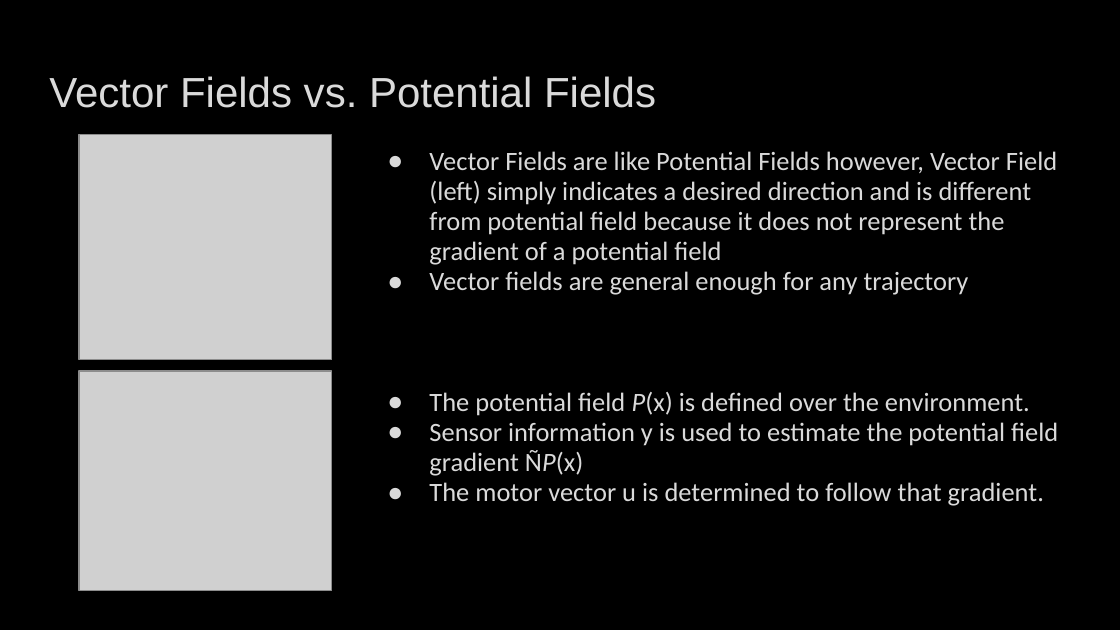
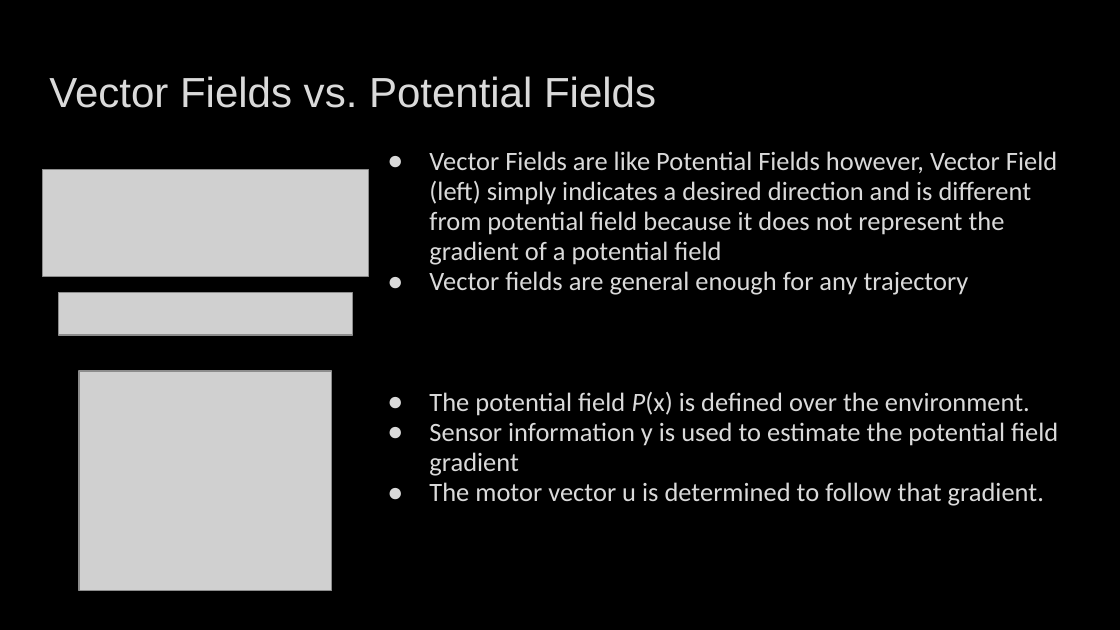
Before and after one commit to rdensamo/CSE498-FinalProject-21-Densamo, a slide deck: slide 3 of Aerial Robotics Final Project Presentation .pptx. Drawn at 1120x630 pixels with LibreOffice and Linux fonts; fonts in the diff are those of the drawing; grey boxes stand for pictures; background and template pictures are left out. Boxes give left, top, right and bottom in pixels: in the first picture for what was removed or moved away, otherwise in the second. Text is boxed around its words. In the diff, an @@ line names an element or a change of style, - is before the commit and + after.

```diff
--- a/Aerial Robotics Final Project Presentation .pptx
+++ b/Aerial Robotics Final Project Presentation .pptx
@@ picture removed at box(80, 134, 333, 360) @@
@@ picture added at box(43, 169, 368, 277) @@
@@ picture added at box(58, 293, 352, 336) @@
@@ text at box(429, 422, 1058, 476): text changed @@
-● Sensor information y is used to estimate the potential field gradient ÑP(x)
+● Sensor information y is used to estimate the potential field gradient
```
Also in this commit, not shown: 3 other slides changed, 2 slides removed.
